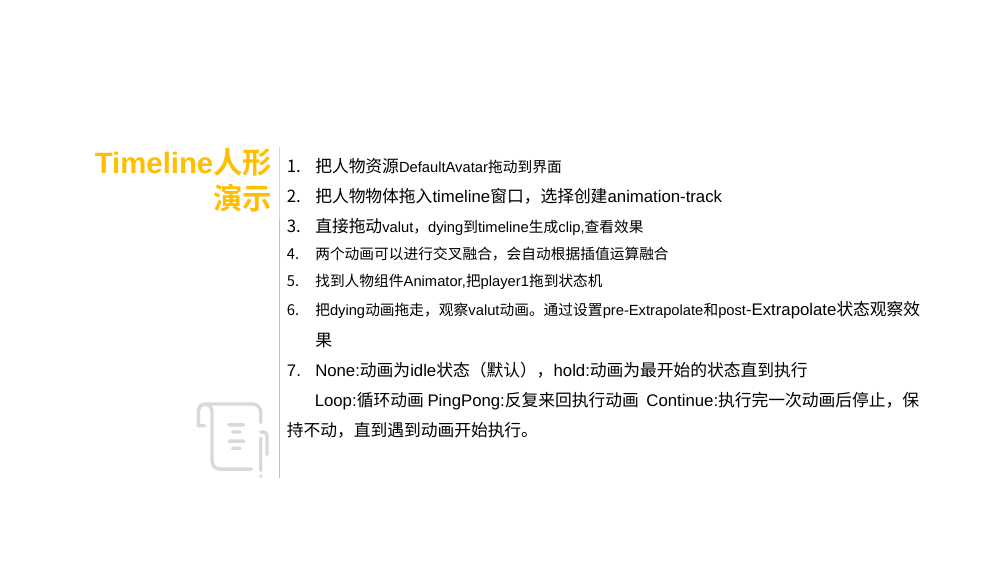
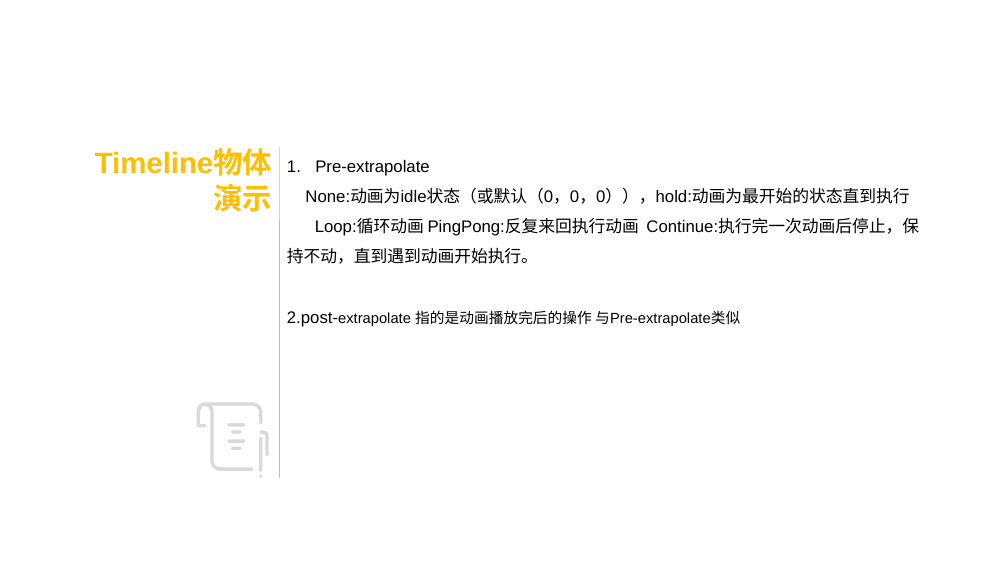
Before and after one commit to ThreePeopleGame/Death, a slide deck: slide 6 of Share/游戏技术分享/Mecanim动画分享/动画之timelime.pptx (slide 4 before the commit). Drawn at 1008x567 pixels with LibreOffice and Linux fonts; fonts in the diff are those of the drawing. Boxes give left, top, right and bottom in pixels: in the first picture for what was removed or moved away, otherwise in the second. Text is boxed around its words. In the diff, an @@ line names an element or a change of style, - is before the commit and + after.

```diff
--- a/Share/游戏技术分享/Mecanim动画分享/动画之timelime.pptx
+++ b/Share/游戏技术分享/Mecanim动画分享/动画之timelime.pptx
@@ text at (x1=63, y1=141, x2=280, y2=219): text changed @@
-Timeline人形演示
+Timeline物体演示
@@ text at (x1=305, y1=160, x2=909, y2=204): text changed; size 14 to 16 pt @@
-1. 把人物资源DefaultAvatar拖动到界面
-2. 把人物物体拖入timeline窗口，选择创建animation-track
-3. 直接拖动valut，dying到timeline生成clip,查看效果
-4. 两个动画可以进行交叉融合，会自动根据插值运算融合
-5. 找到人物组件Animator,把player1拖到状态机
-6. 把dying动画拖走，观察valut动画。通过设置pre-Extrapolate和post-Extrapolate状态观察效果
-7. None:动画为idle状态（默认），hold:动画为最开始的状态直到执行
+1. Pre-extrapolate
+None:动画为idle状态（或默认（0，0，0）），hold:动画为最开始的状态直到执行
@@ text at (x1=287, y1=310, x2=740, y2=327): paragraph added @@
+2.post-extrapolate 指的是动画播放完后的操作 与Pre-extrapolate类似
```
Also in this commit, not shown: 2 other slides changed, 2 slides added, 1 other file.
